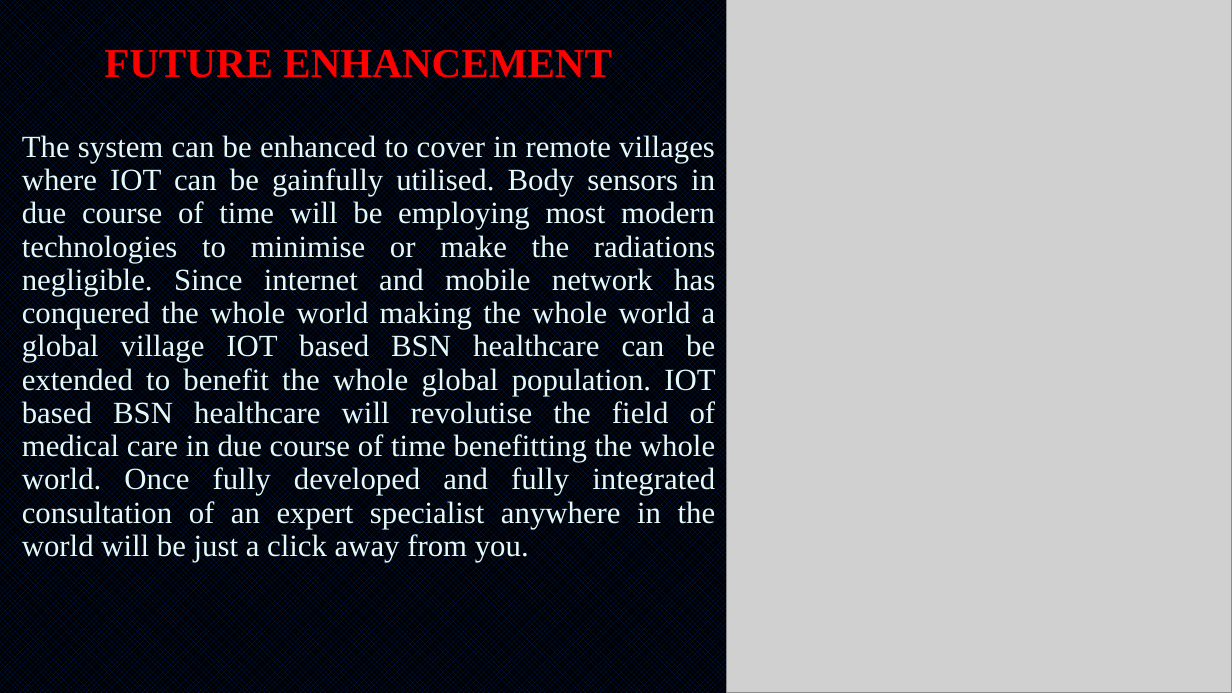
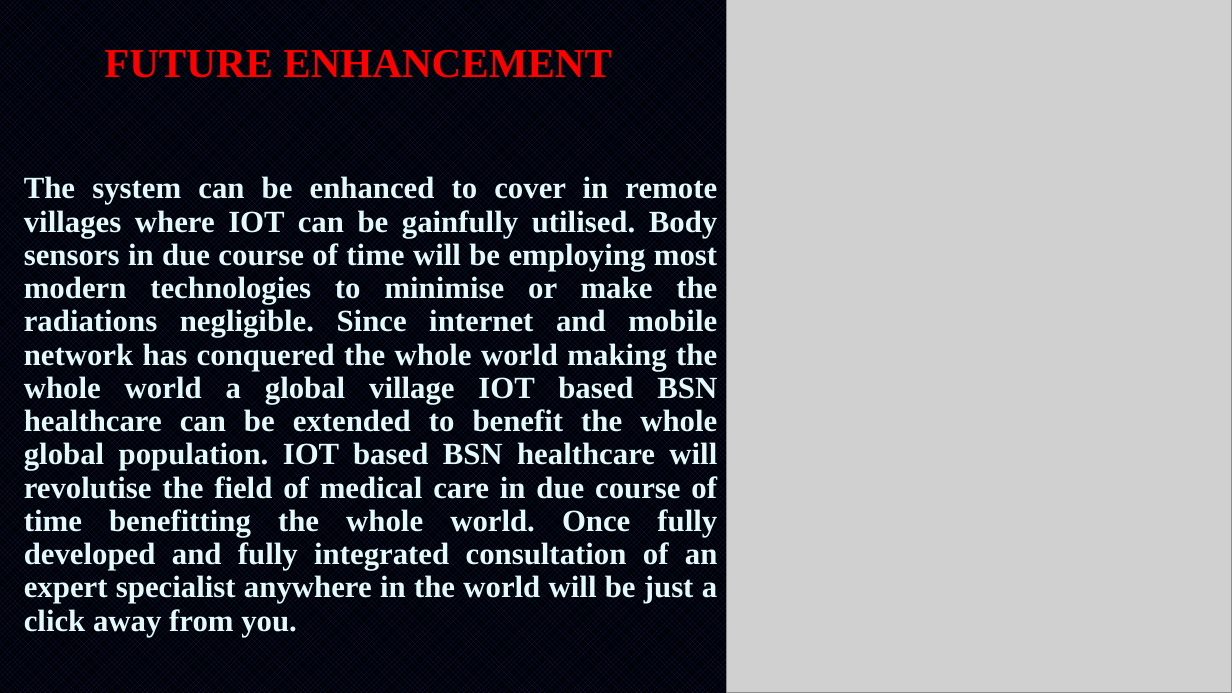
Before and after one commit to Lekshmisr95/body-sensor-network, a slide deck: slide 23 of Presentation Cover Option 1.pptx. Drawn at 1232x693 pixels with LibreOffice and Linux fonts; fonts in the diff are those of the drawing; grey boxes stand for pictures. Boxes give left, top, right and bottom in pixels: in the first picture for what was removed or moved away, otherwise in the second. Text is boxed around its words. In the diff, an @@ line names an element or a change of style, - is before the commit and + after.

```diff
--- a/Presentation Cover Option 1.pptx
+++ b/Presentation Cover Option 1.pptx
@@ subtitle "The system can be enhanced ..." moved from (x1=22, y1=134, x2=716, y2=562) to (x1=24, y1=175, x2=718, y2=637) @@
@@ subtitle "The system can be enhanced ..." at (x1=24, y1=175, x2=718, y2=637): bold on @@
```
Also in this commit, not shown: 8 other slides changed, 1 slide added, 1 slide removed, 1 other file.
